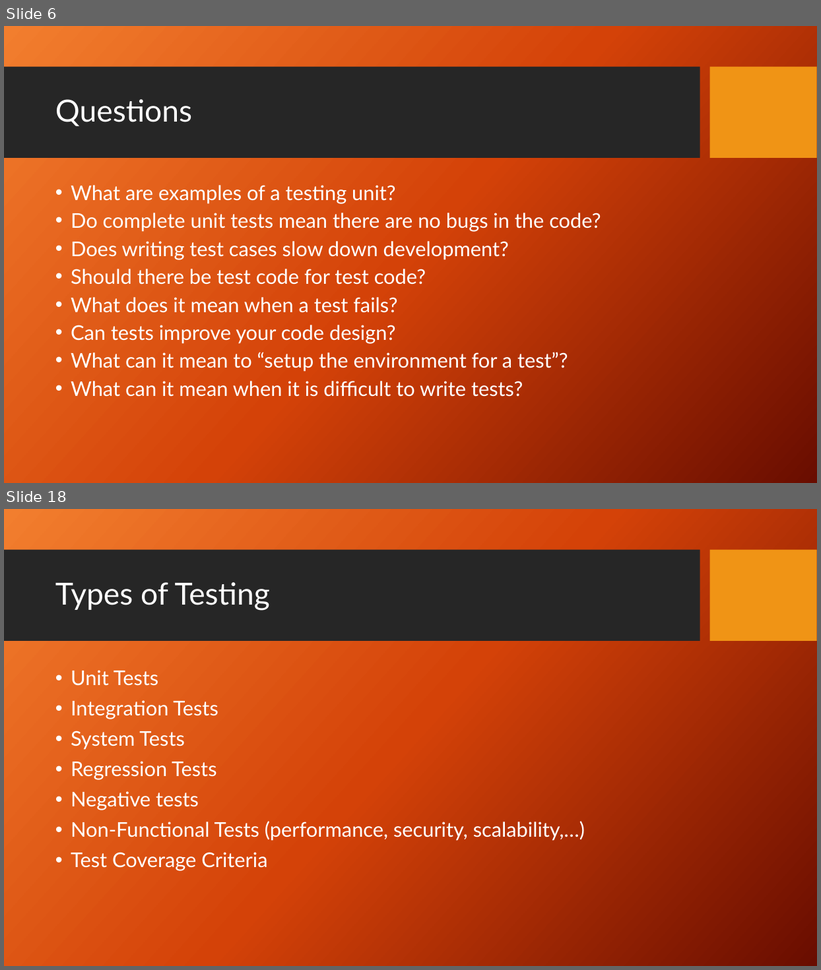
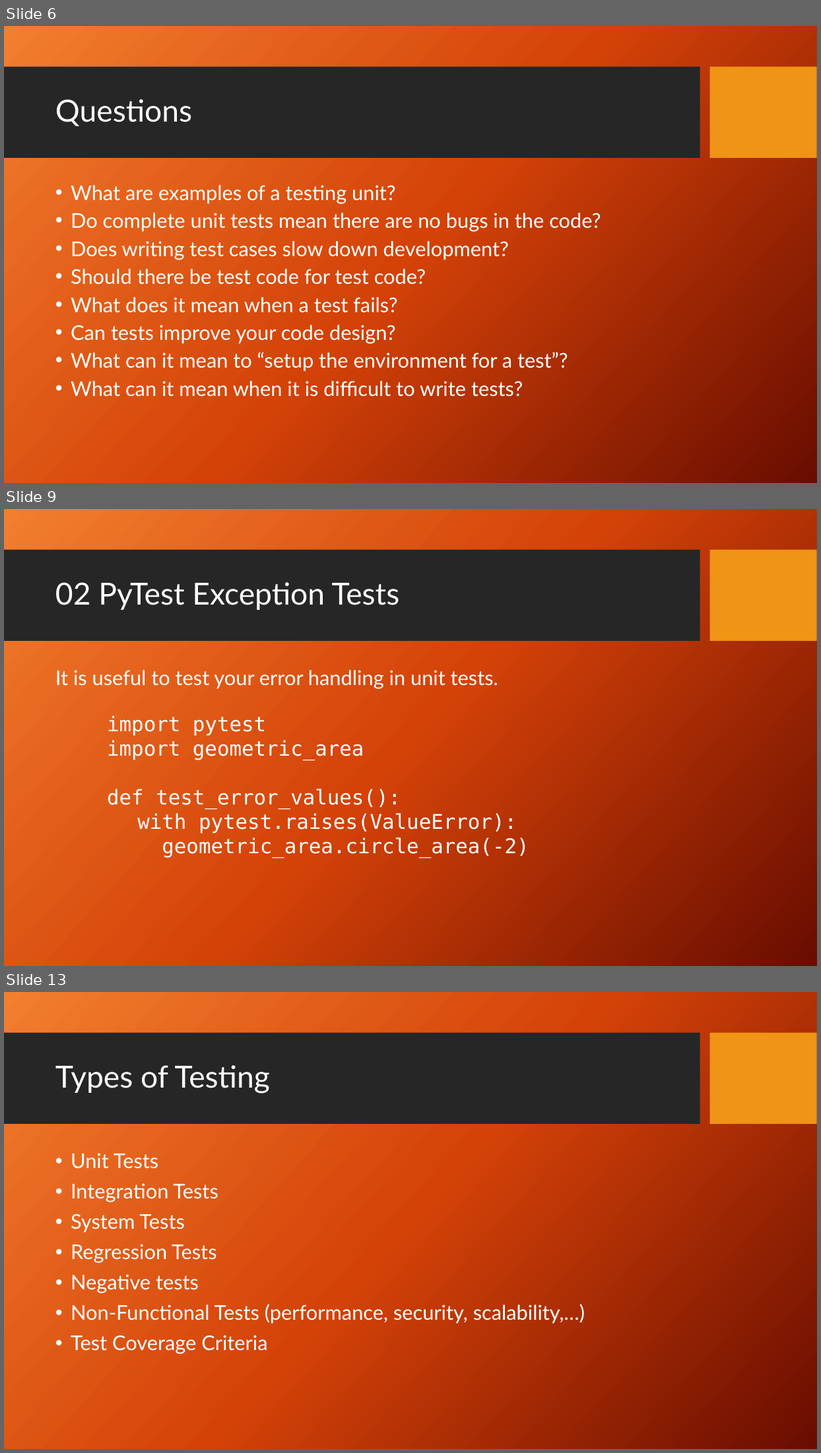
Before and after one commit to PrincetonUniversity/software_testing, a slide deck: UnitTestingSlides.pptx. Shown one above the other, each under a label of ours: slides 6 and 18 before the commit, slides 6, 9 and 13 after it; the slides between them are not shown. The pictures are 821x970 and 821x1453 pixels, drawn with LibreOffice and Linux fonts; fonts in the diff are those of the drawing; background and template pictures are left out. Boxes give left, top, right and bottom in pixels: in the first picture for what was removed or moved away, otherwise in the second. Text is boxed around its words. In the diff, an @@ line names an element or a change of style, - is before the commit and + after.

```diff
--- a/UnitTestingSlides.pptx
+++ b/UnitTestingSlides.pptx
@@ slide 9 added at (4, 509, 817, 966), background picture (left out); not listed: 2 template elements that a slide beside it also shows @@
@@ title added at (55, 582, 400, 610), 36 pt, text #FFFFFF @@
+02 PyTest Exception Tests
@@ text added at (55, 670, 498, 689), 24 pt, text #FFFFFF @@
+It is useful to test your error handling in unit tests.
@@ text added at (107, 716, 529, 858), 24 pt, text #FFFFFF @@
+import pytest
+import geometric_area
+def test_error_values():
+with pytest.raises(ValueError):
+geometric_area.circle_area(-2)
@@ what was slide 18 is now slide 13 @@
```
Also in this commit, not shown: 11 slides changed, 3 other slides added.
